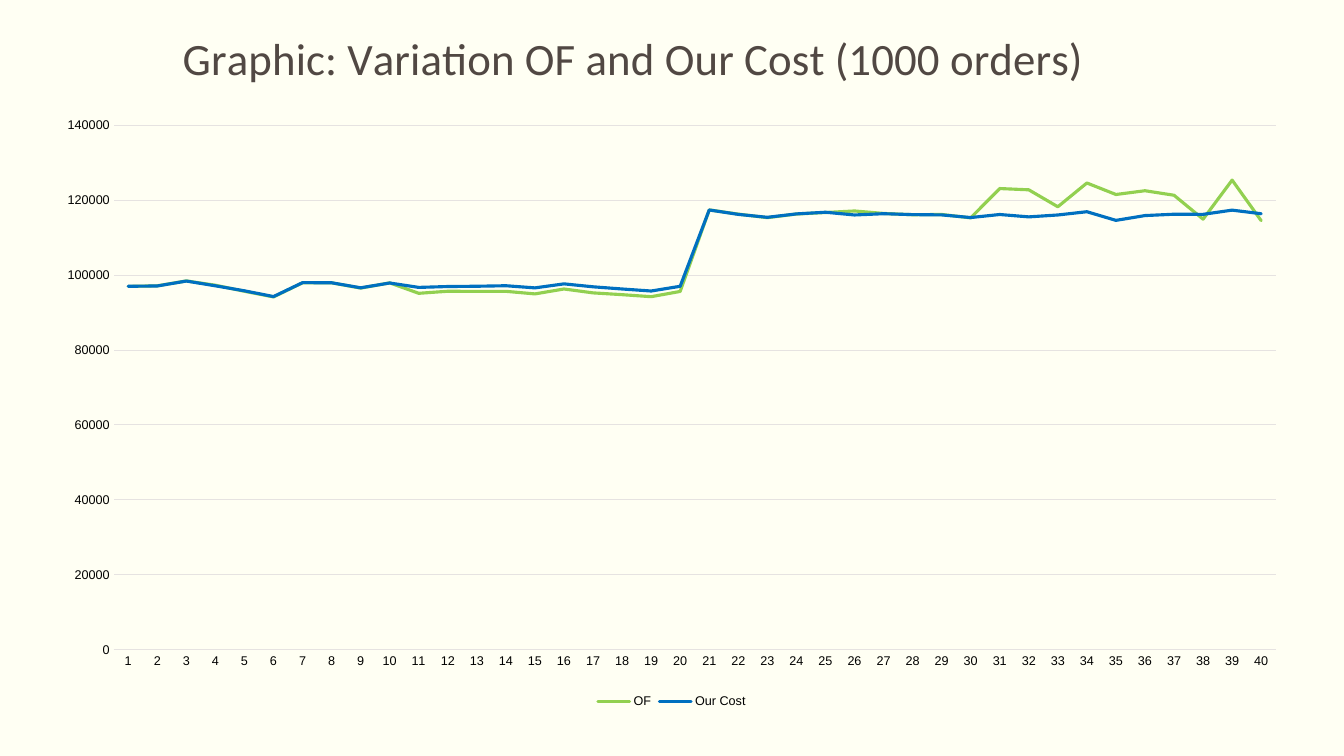
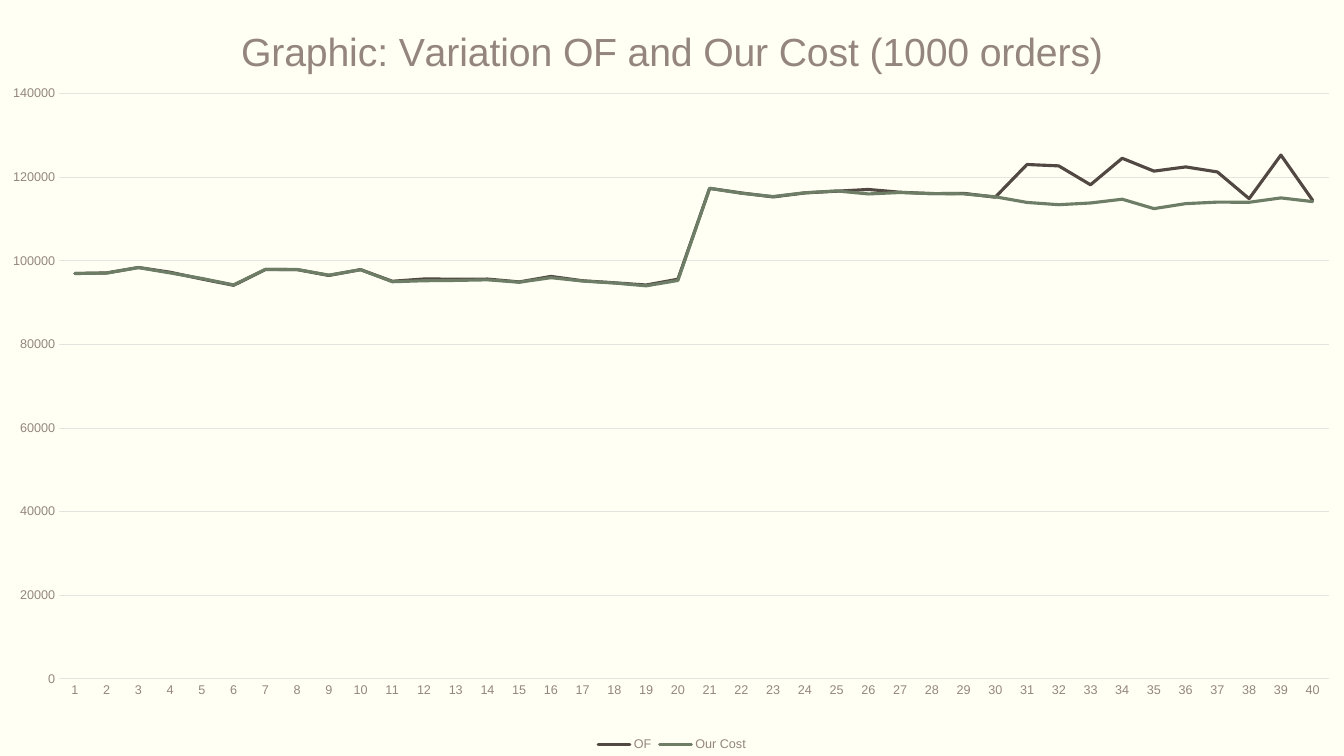
Before and after one commit to averanes/BinPackingProblem, a slide deck: slide 15 of bpdmo_greedy.pptx. Drawn at 1344x756 pixels with LibreOffice and Linux fonts; fonts in the diff are those of the drawing. Boxes give left, top, right and bottom in pixels: in the first picture for what was removed or moved away, otherwise in the second. Text is boxed around its words. In the diff, an @@ line names an element or a change of style, - is before the commit and + after.

Commit message:
ppt with correct graphics of minimun cost and time

```diff
--- a/bpdmo_greedy.pptx
+++ b/bpdmo_greedy.pptx
@@ line chart at bbox=[0, 0, 1344, 756] @@
@@ colour of OF #92D050 to #514843 @@
-Our Cost: 97000, 97000, 98000, 97000, 96000, 94000, 98000, 98000, 97000, 98000, 97000, 97000, 97000, 97000, 97000, 98000, 97000, 96000, 96000, 97000, 117000, 116000, 115000, 116000, 117000, 116000, 116000, 116000, 116000, 115000, 116000, 116000, 116000, 117000, 115000, 116000, 116000, 116000, 117000, 116000
+Our Cost: 97000, 97000, 98000, 97000, 96000, 94000, 98000, 98000, 97000, 98000, 95000, 95000, 95000, 95000, 95000, 96000, 95000, 95000, 94000, 95000, 117000, 116000, 115000, 116000, 117000, 116000, 116000, 116000, 116000, 115000, 114000, 113000, 114000, 115000, 113000, 114000, 114000, 114000, 115000, 114000
@@ colour of Our Cost #0070C0 to #6D7D66 @@
@@ legend changed @@
@@ category axis changed @@
@@ value axis changed @@
@@ plot area changed @@
@@ line chart: place and size @@
-line chart at bbox=[42, 19, 1301, 713]
+line chart at bbox=[0, 0, 1344, 756]
```
Also in this commit, not shown: 6 other slides changed.
